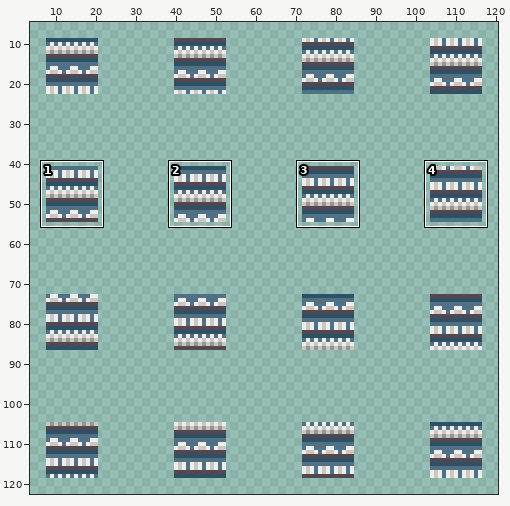
File history of a sprite sheet, Resources/Textures/Structures/Machines/VendingMachines/chefvend.rsi/eject-unshaded.png. The picture above shows the old version from afar; the outline marks the close-up.
Close-up. First the earlier version:
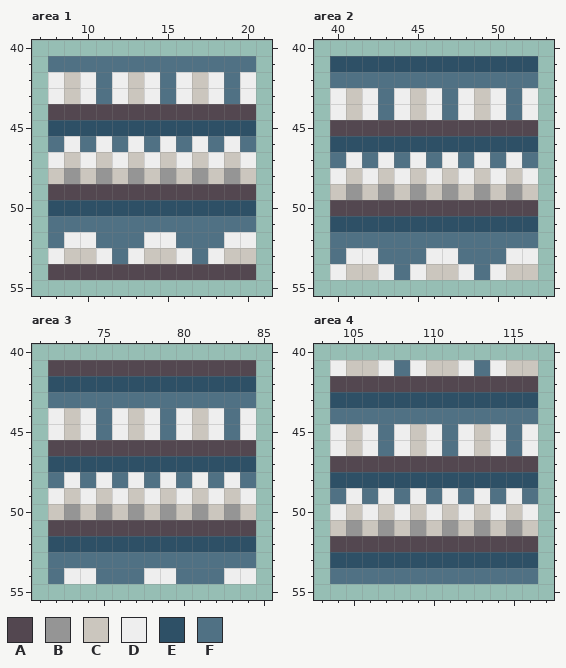
The file is 128x128 pixels. Colours within 5 levels of each other are drawn and written as one. Shown: area 1: x 7..21, y 40..55; area 2: x 39..53, y 40..55; area 3: x 71..85, y 40..55; area 4: x 103..117, y 40..55. The wide view leaves out empty margins. The commit also changed other parts of the picture, which this record leaves out.
Palette (. is transparent): A #534750  B #959595  C #cbc6be  D #eeeeee  E #2e5066  F #507184
Pixels before, area 1, first column x 8:
41 FFFFFFFFFFFFF
42 DCDFDCDFDCDFD
43 DCDFDCDFDCDFD
44 AAAAAAAAAAAAA
45 EEEEEEEEEEEEE
46 FDFDFDFDFDFDF
47 DCDCDCDCDCDCD
48 CBCBCBCBCBCBC
49 AAAAAAAAAAAAA
50 EEEEEEEEEEEEE
51 FFFFFFFFFFFFF
52 FDDFFFDDFFFDD
53 DCCDFDCCDFDCC
54 AAAAAAAAAAAAA
Pixels before, area 2, first column x 40:
41 EEEEEEEEEEEEE
42 FFFFFFFFFFFFF
43 DCDFDCDFDCDFD
44 DCDFDCDFDCDFD
45 AAAAAAAAAAAAA
46 EEEEEEEEEEEEE
47 FDFDFDFDFDFDF
48 DCDCDCDCDCDCD
49 CBCBCBCBCBCBC
50 AAAAAAAAAAAAA
51 EEEEEEEEEEEEE
52 FFFFFFFFFFFFF
53 FDDFFFDDFFFDD
54 DCCDFDCCDFDCC
Pixels before, area 3, first column x 72:
41 AAAAAAAAAAAAA
42 EEEEEEEEEEEEE
43 FFFFFFFFFFFFF
44 DCDFDCDFDCDFD
45 DCDFDCDFDCDFD
46 AAAAAAAAAAAAA
47 EEEEEEEEEEEEE
48 FDFDFDFDFDFDF
49 DCDCDCDCDCDCD
50 CBCBCBCBCBCBC
51 AAAAAAAAAAAAA
52 EEEEEEEEEEEEE
53 FFFFFFFFFFFFF
54 FDDFFFDDFFFDD
Pixels before, area 4, first column x 104:
41 DCCDFDCCDFDCC
42 AAAAAAAAAAAAA
43 EEEEEEEEEEEEE
44 FFFFFFFFFFFFF
45 DCDFDCDFDCDFD
46 DCDFDCDFDCDFD
47 AAAAAAAAAAAAA
48 EEEEEEEEEEEEE
49 FDFDFDFDFDFDF
50 DCDCDCDCDCDCD
51 CBCBCBCBCBCBC
52 AAAAAAAAAAAAA
53 EEEEEEEEEEEEE
54 FFFFFFFFFFFFF
After the commit:
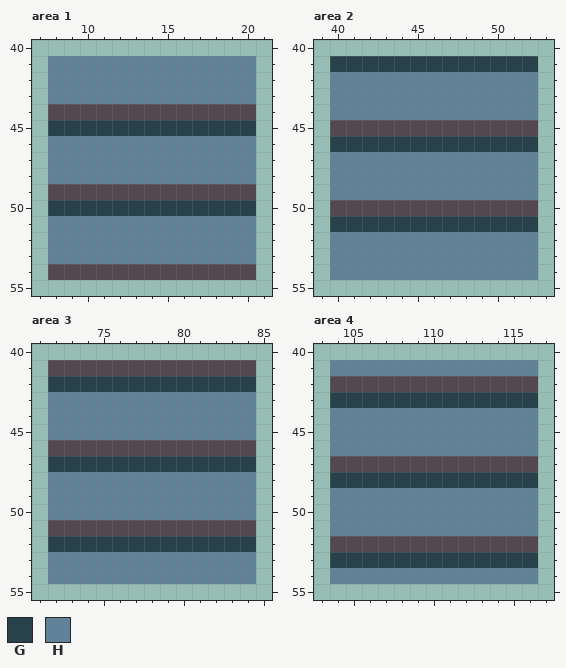
Colours new in this view: G #28424b  H #608298
Change:
Changed rows in their new state; - is an unchanged pixel.
Area 1:
first column x 8:
41 HHHHHHHHHHHHH
42 HHHHHHHHHHHHH
43 HHHHHHHHHHHHH
45 GGGGGGGGGGGGG
46 HHHHHHHHHHHHH
47 HHHHHHHHHHHHH
48 HHHHHHHHHHHHH
50 GGGGGGGGGGGGG
51 HHHHHHHHHHHHH
52 HHHHHHHHHHHHH
53 HHHHHHHHHHHHH
Area 2:
first column x 40:
41 GGGGGGGGGGGGG
42 HHHHHHHHHHHHH
43 HHHHHHHHHHHHH
44 HHHHHHHHHHHHH
46 GGGGGGGGGGGGG
47 HHHHHHHHHHHHH
48 HHHHHHHHHHHHH
49 HHHHHHHHHHHHH
51 GGGGGGGGGGGGG
52 HHHHHHHHHHHHH
53 HHHHHHHHHHHHH
54 HHHHHHHHHHHHH
Area 3:
first column x 72:
42 GGGGGGGGGGGGG
43 HHHHHHHHHHHHH
44 HHHHHHHHHHHHH
45 HHHHHHHHHHHHH
47 GGGGGGGGGGGGG
48 HHHHHHHHHHHHH
49 HHHHHHHHHHHHH
50 HHHHHHHHHHHHH
52 GGGGGGGGGGGGG
53 HHHHHHHHHHHHH
54 HHHHHHHHHHHHH
Area 4:
first column x 104:
41 HHHHHHHHHHHHH
43 GGGGGGGGGGGGG
44 HHHHHHHHHHHHH
45 HHHHHHHHHHHHH
46 HHHHHHHHHHHHH
48 GGGGGGGGGGGGG
49 HHHHHHHHHHHHH
50 HHHHHHHHHHHHH
51 HHHHHHHHHHHHH
53 GGGGGGGGGGGGG
54 HHHHHHHHHHHHH
